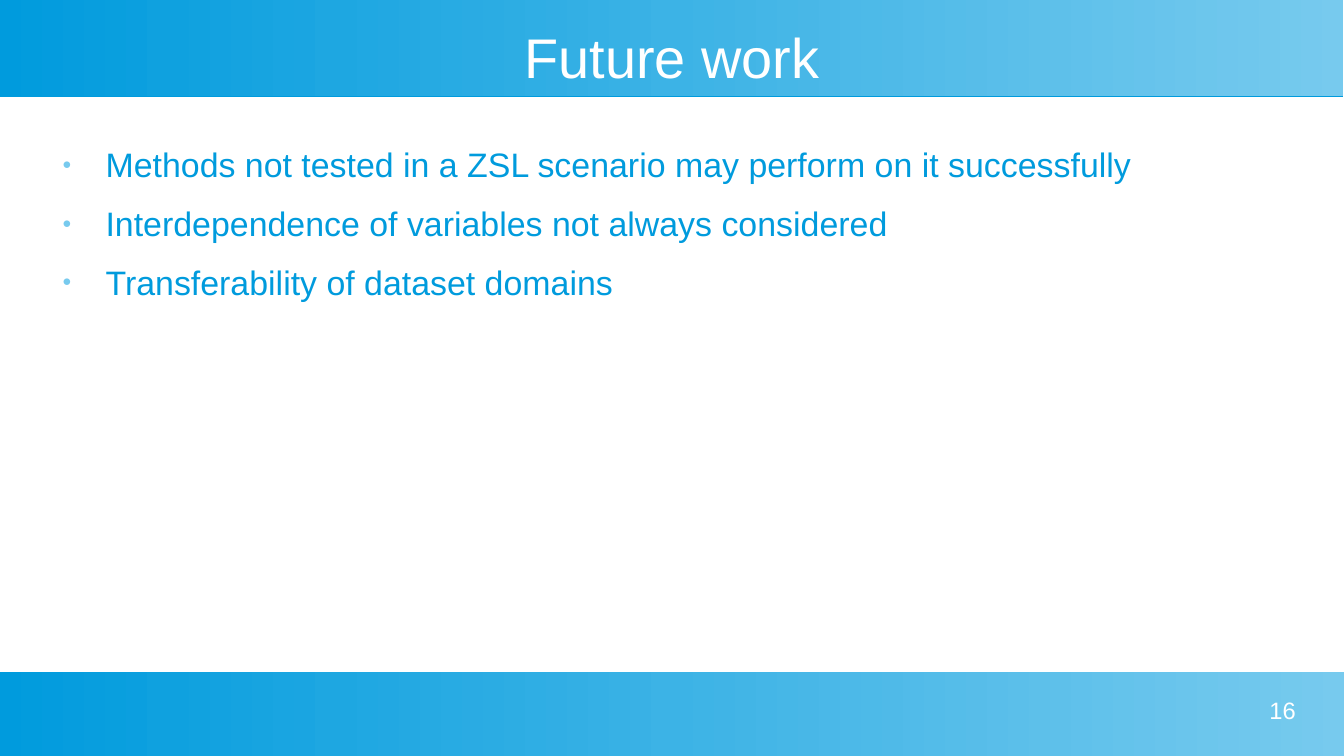
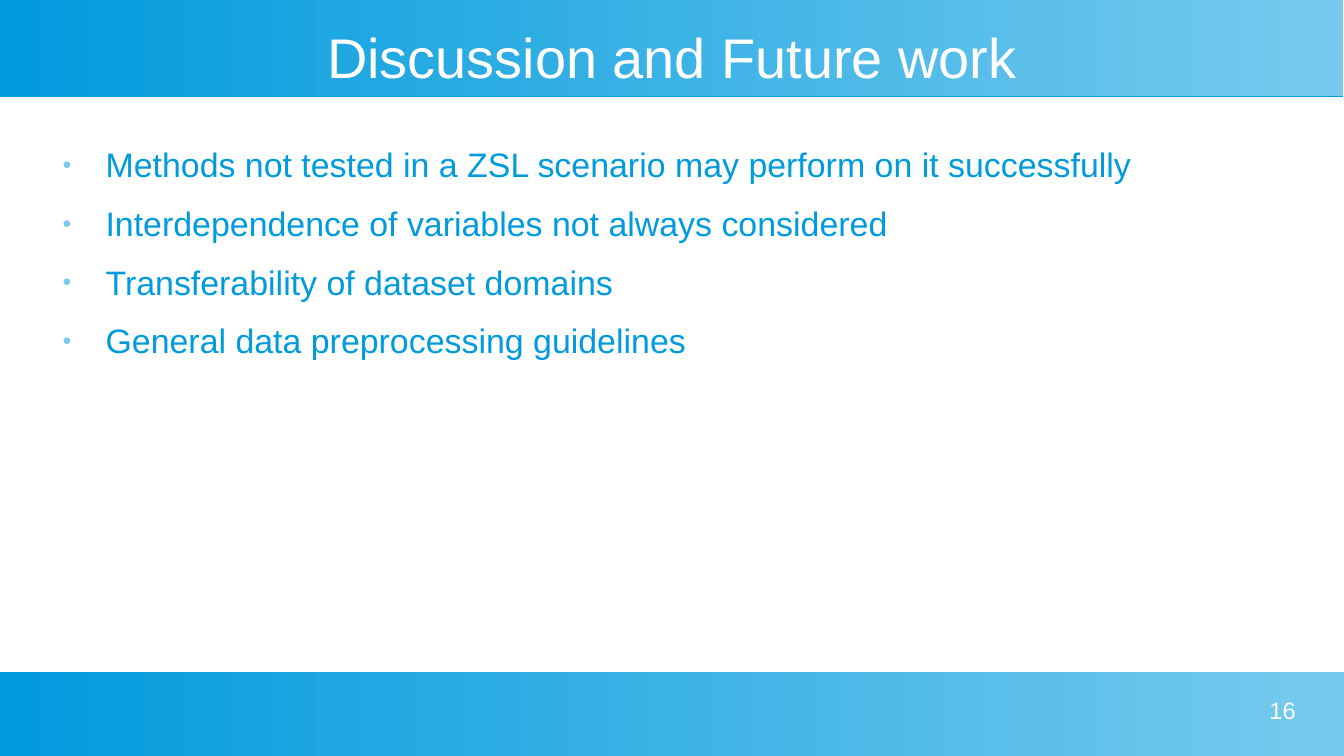
Before and after one commit to johanneshoelker/Smart-Systems-Paper, a slide deck: slide 16 of Presentation/Kolloq.odp. Drawn at 1344x756 pixels with LibreOffice and Linux fonts; fonts in the diff are those of the drawing. Boxes give left, top, right and bottom in pixels: in the first picture for what was removed or moved away, otherwise in the second. Text is boxed around its words. In the diff, an @@ line names an element or a change of style, - is before the commit and + after.

```diff
--- a/Presentation/Kolloq.odp
+++ b/Presentation/Kolloq.odp
@@ title at (x1=327, y1=37, x2=1016, y2=79): text changed @@
-Future work
+Discussion and Future work
@@ text at (x1=106, y1=328, x2=686, y2=360): paragraph added @@
+● General data preprocessing guidelines
```
Also in this commit, not shown: 1 other slide changed, 2 other files.
